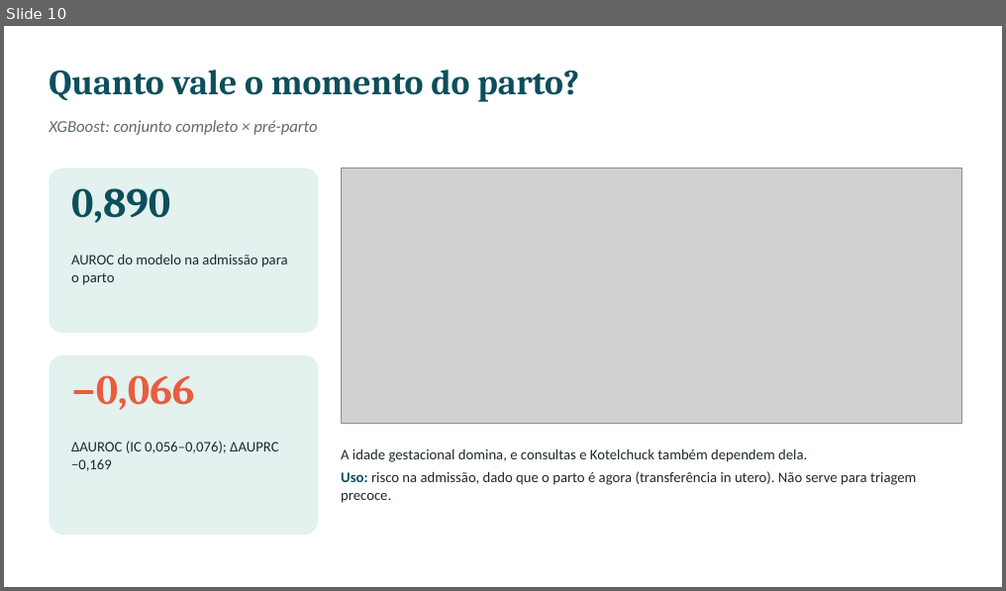
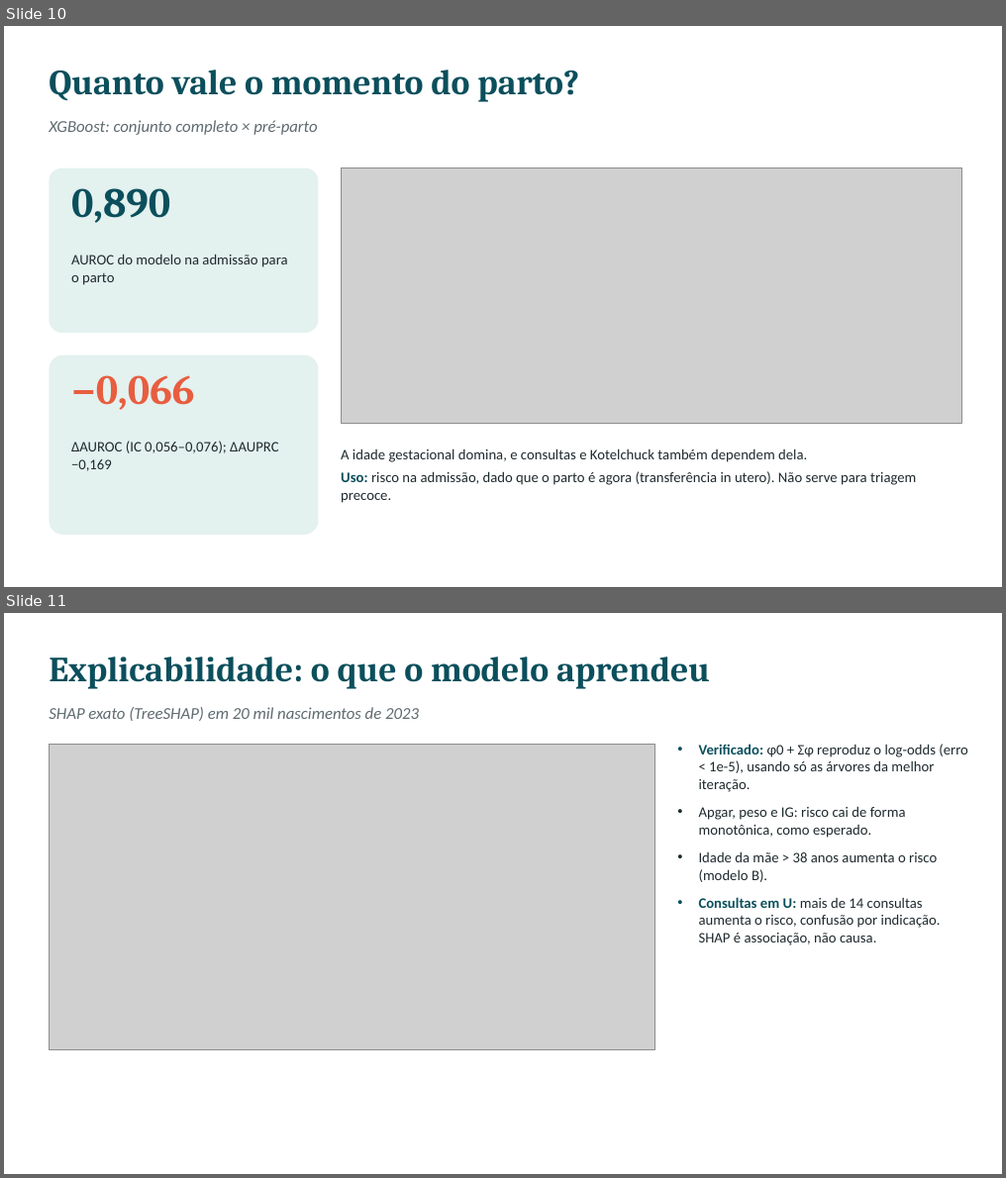
Before and after one commit to CledsonSilvaAraujo/mortalidade-neonatal-rj, a slide deck: slides/apresentacao.pptx. Shown one above the other, each under a label of ours: slide 10 before the commit, slides 10 and 11 after it. The pictures are 1006x591 and 1006x1178 pixels, drawn with LibreOffice and Linux fonts; fonts in the diff are those of the drawing; grey boxes stand for pictures. Boxes give left, top, right and bottom in pixels: in the first picture for what was removed or moved away, otherwise in the second. Text is boxed around its words. In the diff, an @@ line names an element or a change of style, - is before the commit and + after.

```diff
--- a/slides/apresentacao.pptx
+++ b/slides/apresentacao.pptx
@@ slide 11 added at [4, 613, 1002, 1174], background #FFFFFF @@
@@ text added at [49, 657, 710, 689], 34 pt, text #0B4F5C, bold @@
+Explicabilidade: o que o modelo aprendeu
@@ text added at [49, 707, 419, 721], 16 pt, text #5F6B70, italic @@
+SHAP exato (TreeSHAP) em 20 mil nascimentos de 2023
@@ picture added at [49, 744, 655, 1051] @@
@@ text added at [699, 744, 968, 946], 14 pt, text #1F2A2E @@
+• Verificado: φ0 + Σφ reproduz o log-odds (erro < 1e-5), usando só as árvores da melhor iteração.
+• Apgar, peso e IG: risco cai de forma monotônica, como esperado.
+• Idade da mãe > 38 anos aumenta o risco (modelo B).
+• Consultas em U: mais de 14 consultas aumenta o risco, confusão por indicação. SHAP é associação, não causa.
```
Also in this commit, not shown: 4 slides changed, 1 other slide added, 22 other files.
